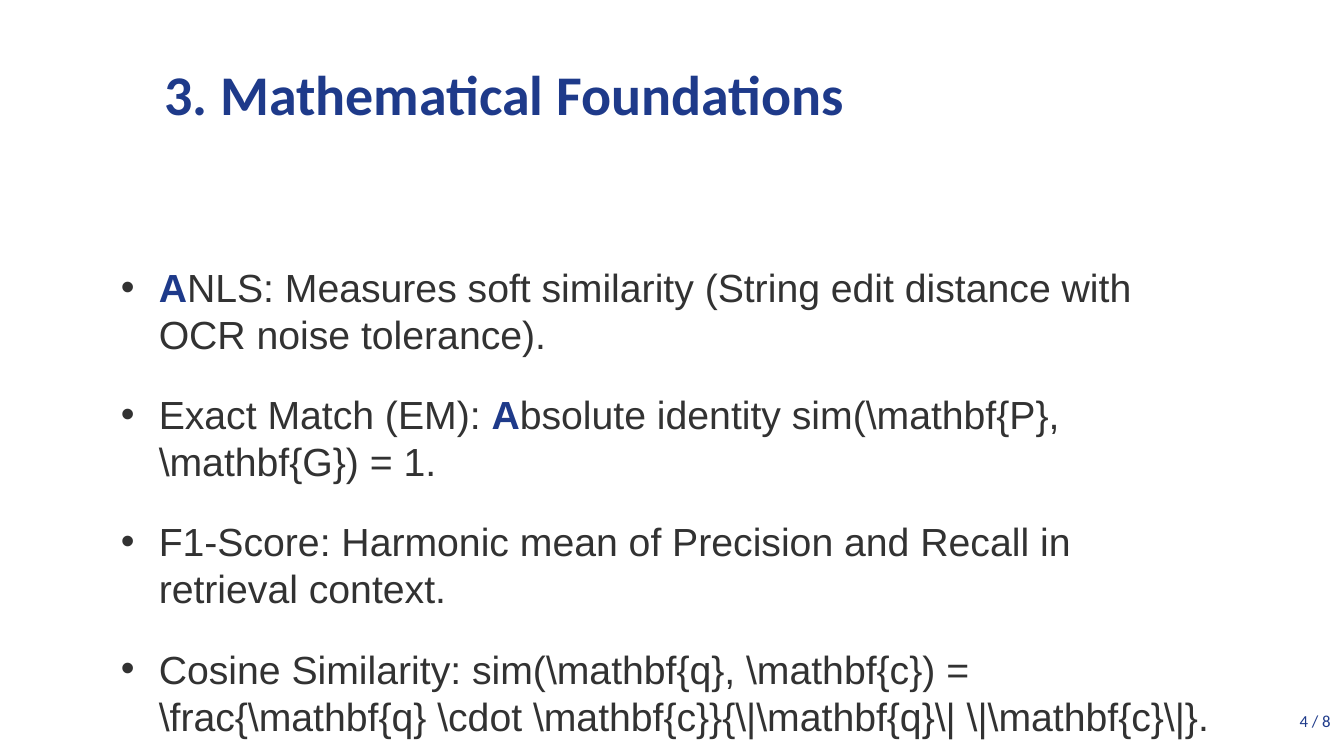
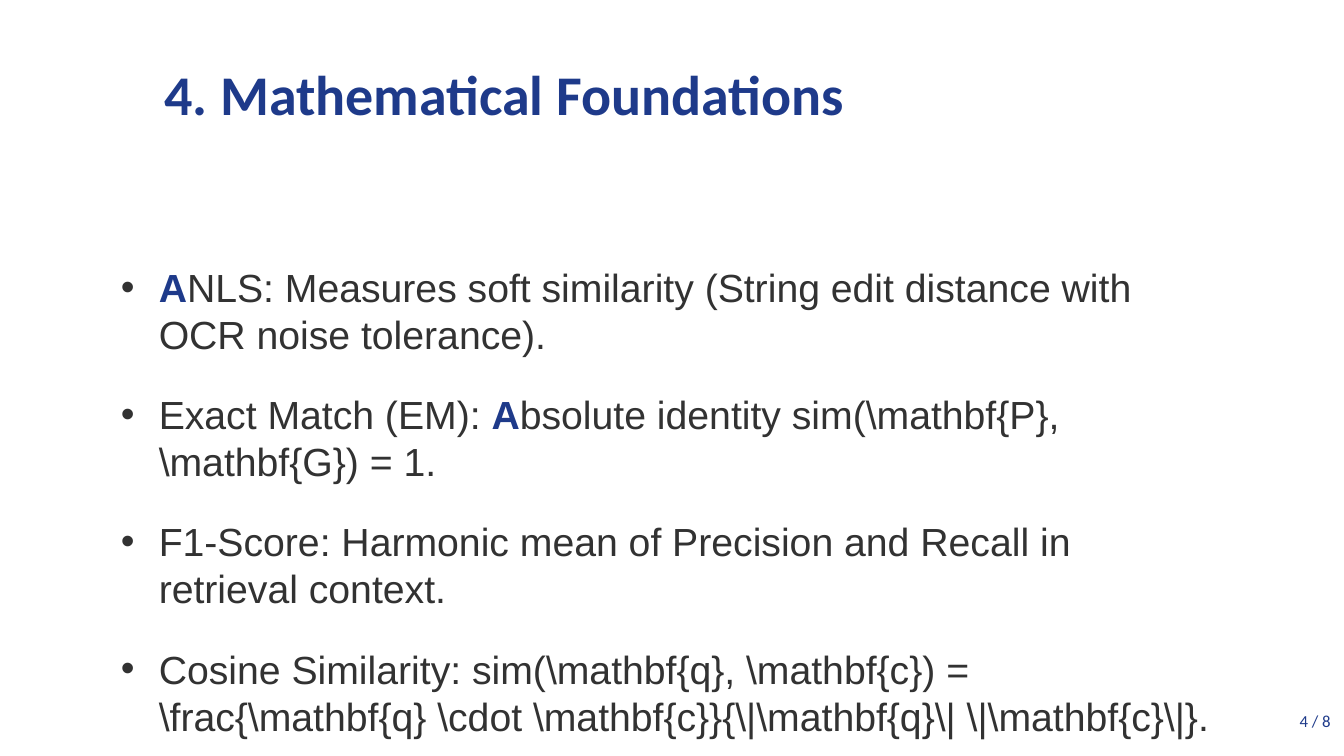
Before and after one commit to DESMOND135/DOCVQA-RAG-PERCEPTION-BENCHMARK, a slide deck: slide 5 of Final/presentation/presentation.pptx. Drawn at 1344x756 pixels with LibreOffice and Linux fonts; fonts in the diff are those of the drawing. Boxes give left, top, right and bottom in pixels: in the first picture for what was removed or moved away, otherwise in the second. Text is boxed around its words. In the diff, an @@ line names an element or a change of style, - is before the commit and + after.

```diff
--- a/Final/presentation/presentation.pptx
+++ b/Final/presentation/presentation.pptx
@@ title at [164,75,843,116]: text changed @@
-3. Mathematical Foundations
+4. Mathematical Foundations
```
Also in this commit, not shown: 6 other slides changed, 6 other files.
